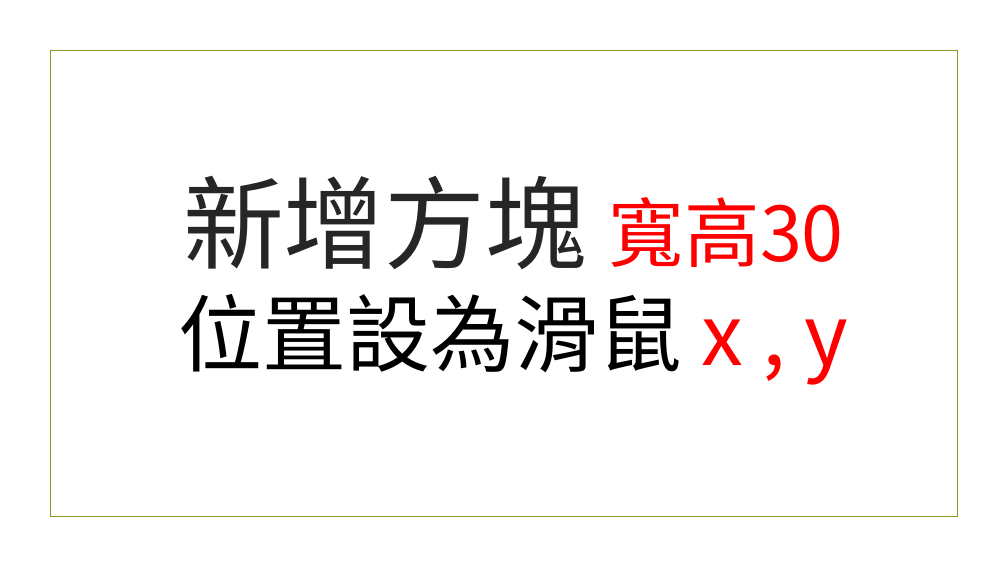
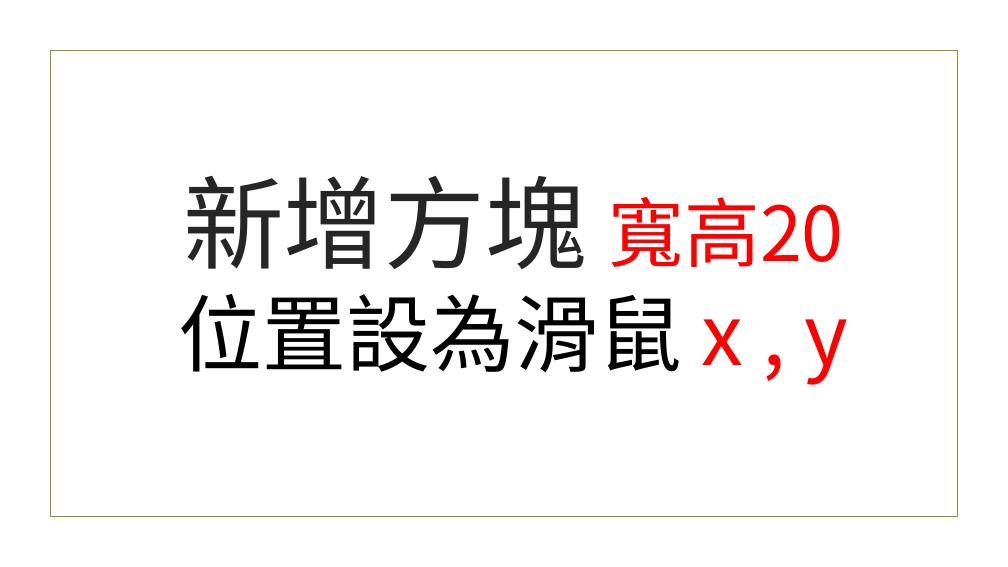
Before and after one commit to beardad1975/py4t, a slide deck: slide 15 of 課程資料/物理撞擊實驗室/物理撞擊實驗室簡報.pptx (slide 13 before the commit). Drawn at 1008x567 pixels with LibreOffice and Linux fonts; fonts in the diff are those of the drawing; background and template pictures are left out. Boxes give left, top, right and bottom in pixels: in the first picture for what was removed or moved away, otherwise in the second. Text is boxed around its words. In the diff, an @@ line names an element or a change of style, - is before the commit and + after.

```diff
--- a/課程資料/物理撞擊實驗室/物理撞擊實驗室簡報.pptx
+++ b/課程資料/物理撞擊實驗室/物理撞擊實驗室簡報.pptx
@@ title at [179,176,848,385]: text changed @@
-新增方塊 寬高30
-位置設為滑鼠 x , y
+新增方塊 寬高20
+位置設為滑鼠 x , y
```
Also in this commit, not shown: 12 other slides changed, 17 slides added, 4 slides removed, 15 other files.
